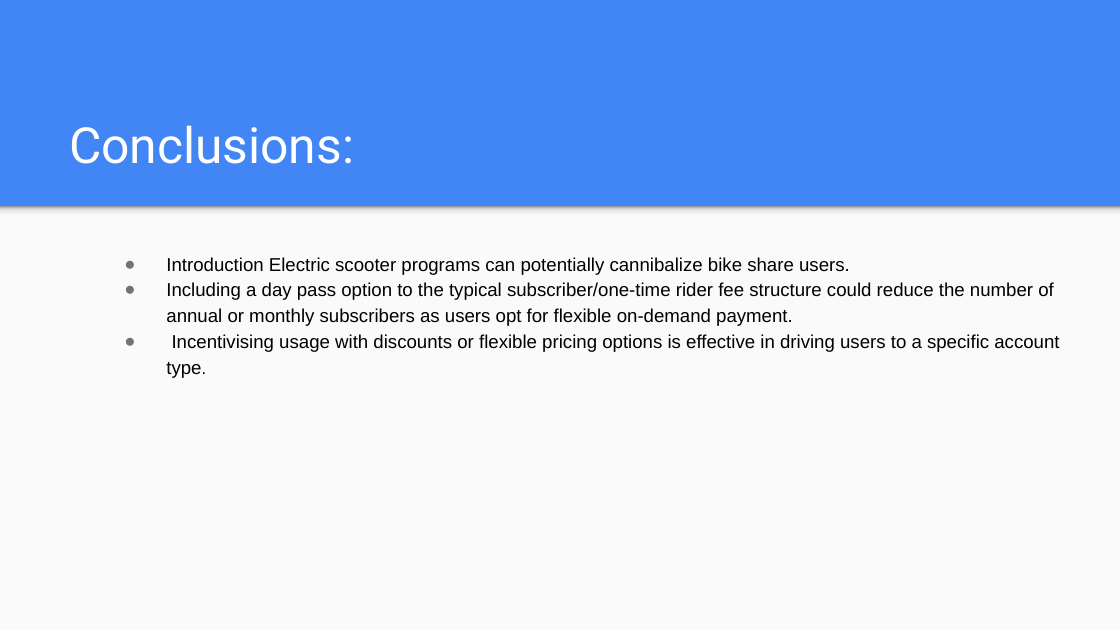
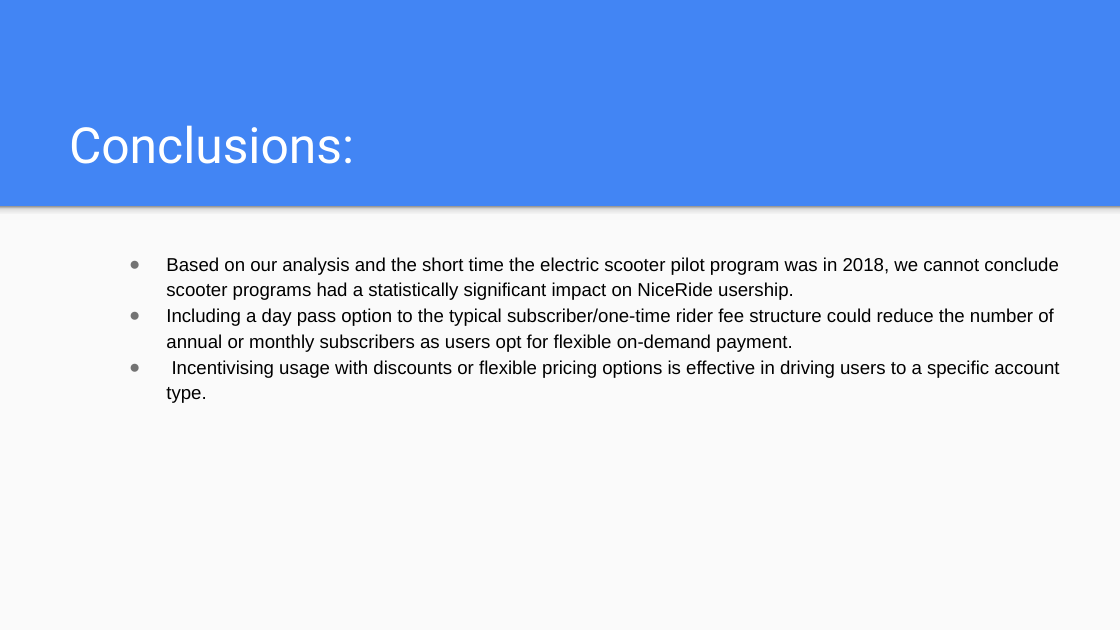
Before and after one commit to tdrygg/Group-Project, a slide deck: slide 20 of Patterns_In_NiceRide_Group6_Final.pptx (slide 16 before the commit). Drawn at 1120x630 pixels with LibreOffice and Linux fonts; fonts in the diff are those of the drawing. Boxes give left, top, right and bottom in pixels: in the first picture for what was removed or moved away, otherwise in the second. Text is boxed around its words. In the diff, an @@ line names an element or a change of style, - is before the commit and + after.

Commit message:
changes to presentation

```diff
--- a/Patterns_In_NiceRide_Group6_Final.pptx
+++ b/Patterns_In_NiceRide_Group6_Final.pptx
@@ text at [166,257,1059,300]: text changed @@
-● Introduction Electric scooter programs can potentially cannibalize bike share users.
+● Based on our analysis and the short time the electric scooter pilot program was in 2018, we cannot conclude scooter programs had a statistically significant impact on NiceRide usership.
@@ text at [166,308,1059,403]: size 10.5 to 12 pt in "type."; indent changed @@
```
Also in this commit, not shown: 3 other slides changed, 5 slides added, 1 slide removed, 1 other file.
